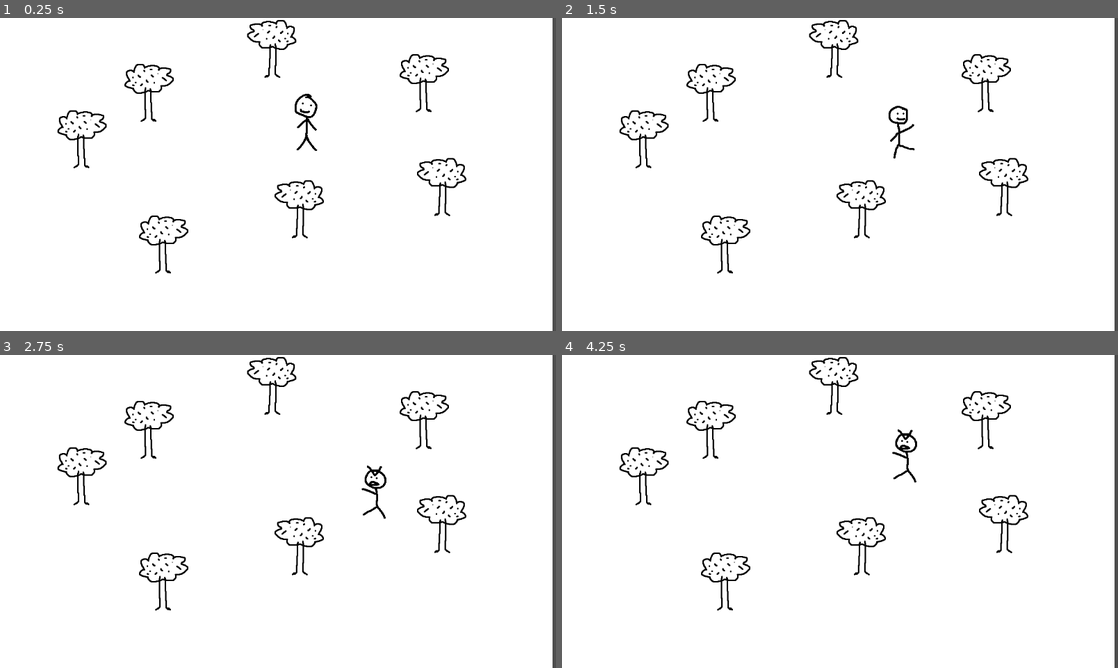
Above: before the commit, frames 1-4 (two rows, left to right).
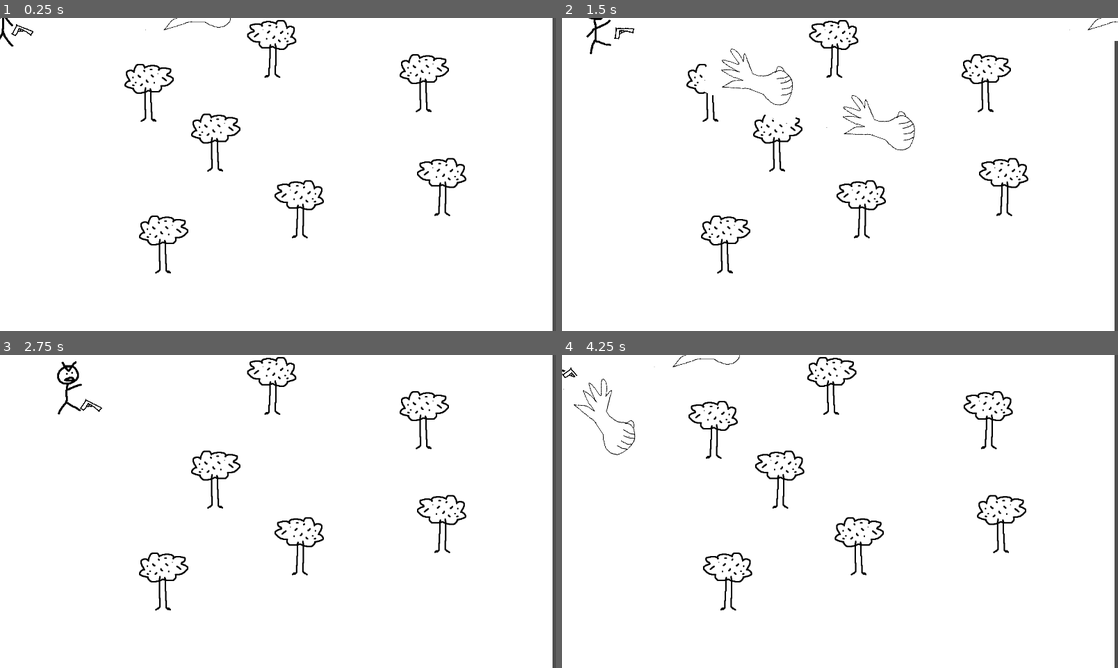
Above: after the commit, the same moments.

Repository: Jon-Hudak/DIMTGIP
Game: Godot game, scene res://levels/game_level.tscn
Same seed, same stepped clock (60 frames per second), same inputs: the game is played once before the commit and once after it.
Inputs (mouse positions are in pixels of both pictures, inside the frame that each line leads up to):
- Up to frame 1 (0.25 s): no input
- Up to frame 2 (1.5 s): move the mouse to (862, 121) at 0.52 s; press the mouse at (862, 121) at 0.53 s; hold D (right) 0.53-1.28 s; move the mouse to (984, 86) at 1.27 s; release the mouse at (984, 86) at 1.28 s; hold S (down) from 1.28 s (still down); click (984, 86) at 1.35 s
- Up to frame 3 (2.75 s): move the mouse to (294, 549) at 2.02 s; release S (down) at 2.03 s; press the mouse at (294, 549) at 2.03 s; hold D (right) from 2.03 s (still down)
- Up to frame 4 (4.25 s): move the mouse to (712, 433) at 2.77 s; release D (right) at 2.78 s; release the mouse at (712, 433) at 2.78 s; hold W (up) 2.78-3.53 s; click (712, 433) at 2.85 s; move the mouse to (645, 480) at 3.52 s; press the mouse at (645, 480) at 3.53 s; hold A (left) from 3.53 s (still down); tap Keypad 9 (reset, bound only after the commit) at 4.15 s

The runs differ from the first frame. In frame 1, 1.0% of the frame differs, in the area x 0-58%, y 0-50%; in frame 2, 1.5%; in frame 3, 1.4%; in frame 4, 4.2%, in the area x 0-84%, y 0-82%.

Commit message:
feat: Can shoot in multiple directions. Trees take damage now for some reason lol

Diff:
--- a/Gun.gd
+++ b/Gun.gd
@@ -1,5 +1,7 @@
 extends Area2D
 @onready var timer = $Timer
+var can_shoot = true
+var fire_rate : float = 0.5
 
 # Called when the node enters the scene tree for the first time.
 func _ready():
@@ -8,5 +10,27 @@
 
 # Called every frame. 'delta' is the elapsed time since the previous frame.
 func _process(delta):
+	#hide()
+	look_at(get_global_mouse_position())
 	if Input.is_action_pressed("shoot"):
-		print("bang")
+		#show()
+		if can_shoot:
+			shoot()
+			can_shoot=false
+			$Timer.start(fire_rate)
+
+
+
+func shoot():
+	const BULLET = preload("res://bullet.tscn")
+	var new_bullet = BULLET.instantiate()
+	show()
+	new_bullet.global_position= %Muzzle.global_position
+	new_bullet.global_rotation= %Muzzle.global_rotation
+	%Muzzle.add_child(new_bullet)
+
+
+
+
+func _on_timer_timeout():
+	can_shoot=true
--- /dev/null
+++ b/bullet.gd
@@ -0,0 +1,23 @@
+extends Area2D
+
+@export var speed : float = 100
+@export var damage: float = 50
+
+func _ready():
+	pass
+
+
+func _physics_process(delta):
+	var direction : Vector2 = Vector2.RIGHT.rotated(rotation)
+	position += direction * speed
+
+
+func _on_visible_on_screen_notifier_2d_screen_exited():
+	queue_free()
+
+
+func _on_body_entered(body):
+	queue_free()
+	print("onenter")
+	if body.has_method("take_damage"):
+		body.take_damage(damage)
--- a/levels/bullet.tscn
+++ b/bullet.tscn
@@ -1,26 +1,26 @@
 [gd_scene load_steps=4 format=3 uid="uid://cukcr32n0ddc4"]
 
-[ext_resource type="Script" path="res://levels/bullet.gd" id="1_3k0yc"]
-[ext_resource type="Texture2D" uid="uid://c5magvp6g7t3x" path="res://Assets/fistAttack.png" id="2_th8fw"]
+[ext_resource type="Script" path="res://bullet.gd" id="1_ye6lc"]
+[ext_resource type="Texture2D" uid="uid://c5magvp6g7t3x" path="res://Assets/fistAttack.png" id="2_ow4fs"]
 
 [sub_resource type="CircleShape2D" id="CircleShape2D_p8xjh"]
 radius = 43.0
 
-[node name="Bullet" type="CharacterBody2D"]
-position = Vector2(443, 207)
-script = ExtResource("1_3k0yc")
+[node name="Bullet" type="Area2D"]
+top_level = true
+script = ExtResource("1_ye6lc")
+speed = 10.0
 
 [node name="Sprite2D" type="Sprite2D" parent="."]
-position = Vector2(-67, 9)
-texture = ExtResource("2_th8fw")
+position = Vector2(57.5, 2)
+texture = ExtResource("2_ow4fs")
 
 [node name="CollisionShape2D" type="CollisionShape2D" parent="."]
-position = Vector2(-21, 5)
+position = Vector2(103.5, -2)
 shape = SubResource("CircleShape2D_p8xjh")
 
-[node name="DeathTimer" type="Timer" parent="."]
+[node name="VisibleOnScreenNotifier2D" type="VisibleOnScreenNotifier2D" parent="."]
+position = Vector2(124.5, -7)
 
-[node name="VisibleOnScreenNotifier2D" type="VisibleOnScreenNotifier2D" parent="."]
-
-[connection signal="timeout" from="DeathTimer" to="." method="_on_death_timer_timeout"]
+[connection signal="body_entered" from="." to="." method="_on_body_entered"]
 [connection signal="screen_exited" from="VisibleOnScreenNotifier2D" to="." method="_on_visible_on_screen_notifier_2d_screen_exited"]
--- a/characters/player.gd
+++ b/characters/player.gd
@@ -1,11 +1,14 @@
 extends CharacterBody2D
 
+@export var bullet_path = preload("res://bullet.tscn")
 @export var move_speed: float = 100
 @onready var anim : AnimatedSprite2D = $AnimatedSprite2D
+
 
 var animOverride=false
 
 func _physics_process(delta):
+
 	var input_direction = Vector2(
 		Input.get_action_strength("right") - Input.get_action_strength("left"),
 		Input.get_action_strength("down") - Input.get_action_strength("up")
@@ -23,6 +26,8 @@
 		#flips animation if mouse is to the left of player
 		anim.flip_h=get_global_mouse_position().x<position.x
 
+
+
 	elif velocity!=Vector2.ZERO and animOverride==false:
 		anim.animation="walking"
 	elif velocity==Vector2.ZERO and animOverride==false:
--- a/characters/player.tscn
+++ b/characters/player.tscn
@@ -7,6 +7,8 @@
 [ext_resource type="Texture2D" uid="uid://db1ht8vvsjtfy" path="res://Assets/standing3.png" id="4_ilp0u"]
 [ext_resource type="Texture2D" uid="uid://darhbap8j17h3" path="res://Assets/walking1.png" id="5_luaal"]
 [ext_resource type="Texture2D" uid="uid://dsiqd1siu6qdp" path="res://Assets/walking2.png" id="6_w4dfd"]
+[ext_resource type="PackedScene" uid="uid://cukcr32n0ddc4" path="res://bullet.tscn" id="8_ign7y"]
+[ext_resource type="PackedScene" uid="uid://dcle66os21o2j" path="res://gun.tscn" id="8_vyk6t"]
 
 [sub_resource type="SpriteFrames" id="SpriteFrames_kwvs2"]
 animations = [{
@@ -49,8 +51,9 @@
 height = 110.0
 
 [node name="Player" type="CharacterBody2D"]
+visibility_layer = 3
+z_index = 1
 y_sort_enabled = true
-position = Vector2(629, 216)
 disable_mode = 2
 collision_layer = 2
 input_pickable = true
@@ -61,8 +64,20 @@
 animation = &"shooting"
 autoplay = "standing"
 
+[node name="Marker2D" type="Marker2D" parent="AnimatedSprite2D"]
+position = Vector2(23, -12)
+
 [node name="CollisionShape2D" type="CollisionShape2D" parent="."]
 position = Vector2(-3, 1)
 shape = SubResource("CapsuleShape2D_j2irn")
 
+[node name="Gun" parent="." instance=ExtResource("8_vyk6t")]
+z_index = 1
+position = Vector2(0, 1)
+
+[node name="Bullet" parent="Gun" instance=ExtResource("8_ign7y")]
+show_behind_parent = true
+z_index = -2
+position = Vector2(192, -15)
+
 [connection signal="mouse_entered" from="." to="." method="_on_mouse_entered"]
--- /dev/null
+++ b/gun.tscn
@@ -0,0 +1,36 @@
+[gd_scene load_steps=4 format=3 uid="uid://dcle66os21o2j"]
+
+[ext_resource type="Script" path="res://gun.gd" id="1_t8r5d"]
+[ext_resource type="Texture2D" uid="uid://bumuy8w3auhke" path="res://Assets/Gun1.png" id="2_1av3i"]
+
+[sub_resource type="CircleShape2D" id="CircleShape2D_vg5d8"]
+radius = 243.206
+
+[node name="Gun" type="Area2D"]
+position = Vector2(-1, -1)
+script = ExtResource("1_t8r5d")
+
+[node name="RotationAnchor" type="Marker2D" parent="."]
+position = Vector2(1, 0)
+rotation = -0.0091429
+
+[node name="Muzzle" type="Marker2D" parent="RotationAnchor"]
+unique_name_in_owner = true
+position = Vector2(70.3079, -4.35737)
+rotation = 0.0091429
+
+[node name="Gun1" type="Sprite2D" parent="RotationAnchor"]
+position = Vector2(54.2355, 3.49601)
+scale = Vector2(0.503212, 0.503212)
+texture = ExtResource("2_1av3i")
+
+[node name="CollisionShape2D" type="CollisionShape2D" parent="."]
+visible = false
+z_index = 1
+position = Vector2(17, -5)
+rotation = -0.0091429
+shape = SubResource("CircleShape2D_vg5d8")
+
+[node name="Timer" type="Timer" parent="."]
+
+[connection signal="timeout" from="Timer" to="." method="_on_timer_timeout"]
--- a/levels/bullet.gd
+++ /dev/null
@@ -1,18 +0,0 @@
-extends CharacterBody2D
-
-var speed : float = 0.0
-var direction : Vector2 = Vector2.RIGHT
-
-func _physics_process(delta):
-
-	move_and_slide()
-
-func move(delta:float) -> void:
-	move_and_collide(direction*speed*delta)
-
-func _on_death_timer_timeout():
-	$DeathTimer.start(0.8)
-
-
-func _on_visible_on_screen_notifier_2d_screen_exited():
-	queue_free()
--- a/levels/tree.gd
+++ b/levels/game_level.gd
@@ -1,11 +1,12 @@
-extends StaticBody2D
+extends Node2D
 
 
 # Called when the node enters the scene tree for the first time.
 func _ready():
-	$AnimatedSprite2D.flip_h=randi_range(0,1)==0
+	pass # Replace with function body.
 
 
 # Called every frame. 'delta' is the elapsed time since the previous frame.
 func _process(delta):
-	pass
+	if Input.is_action_just_pressed("reset"):
+		get_tree().reload_current_scene()
--- a/levels/game_level.tscn
+++ b/levels/game_level.tscn
@@ -1,13 +1,19 @@
-[gd_scene load_steps=3 format=3 uid="uid://d4xx7wkb05e7"]
+[gd_scene load_steps=4 format=3 uid="uid://d4xx7wkb05e7"]
 
+[ext_resource type="Script" path="res://levels/game_level.gd" id="1_5kwvi"]
 [ext_resource type="PackedScene" uid="uid://bd2pba4jtywfv" path="res://characters/player.tscn" id="1_ut0e8"]
-[ext_resource type="PackedScene" uid="uid://e3ayd75iv0mv" path="res://levels/tree.tscn" id="2_vp6su"]
+[ext_resource type="PackedScene" uid="uid://e3ayd75iv0mv" path="res://tree.tscn" id="2_vp6su"]
 
 [node name="GameLevel" type="Node2D"]
 z_index = -2
 y_sort_enabled = true
+script = ExtResource("1_5kwvi")
 
-[node name="ColorRect" type="ColorRect" parent="."]
+[node name="CanvasLayer" type="CanvasLayer" parent="."]
+layer = -100
+follow_viewport_enabled = true
+
+[node name="ColorRect" type="ColorRect" parent="CanvasLayer"]
 offset_right = 40.0
 offset_bottom = 40.0
 scale = Vector2(28.6341, 16.1988)
@@ -26,7 +32,7 @@
 position = Vector2(311, 150)
 
 [node name="Tree4" parent="." instance=ExtResource("2_vp6su")]
-position = Vector2(172, 246)
+position = Vector2(449, 253)
 
 [node name="Tree5" parent="." instance=ExtResource("2_vp6su")]
 position = Vector2(913, 345)
--- a/levels/gun.tscn
+++ /dev/null
@@ -1,12 +0,0 @@
-[gd_scene load_steps=2 format=3 uid="uid://dcle66os21o2j"]
-
-[ext_resource type="Script" path="res://Gun.gd" id="1_va6ok"]
-
-[node name="Gun" type="Area2D"]
-script = ExtResource("1_va6ok")
-
-[node name="Sprite2D" type="Sprite2D" parent="."]
-
-[node name="CollisionShape2D" type="CollisionShape2D" parent="."]
-
-[node name="Timer" type="Timer" parent="."]
--- a/project.godot
+++ b/project.godot
@@ -46,3 +46,8 @@
 "events": [Object(InputEventMouseButton,"resource_local_to_scene":false,"resource_name":"","device":-1,"window_id":0,"a …(258 unchanged characters)…
 ]
 }
+reset={
+"deadzone": 0.5,
+"events": [Object(InputEventKey,"resource_local_to_scene":false,"resource_name":"","device":-1,"window_id":0,"alt_pressed":false,"shift_pressed":false,"ctrl_pressed":false,"meta_pressed":false,"pressed":false,"keycode":0,"physical_keycode":4194447,"key_label":0,"unicode":57,"echo":false,"script":null)
+]
+}
--- /dev/null
+++ b/tree.gd
@@ -0,0 +1,19 @@
+extends StaticBody2D
+@export var max_health : float=100
+var health
+
+# Called when the node enters the scene tree for the first time.
+func _ready():
+	$AnimatedSprite2D.flip_h=randi_range(0,1)==0
+	health=max_health
+
+
+# Called every frame. 'delta' is the elapsed time since the previous frame.
+func _process(delta):
+	pass
+
+
+func take_damage(damage: float = 0):
+	health-=damage
+	if health<=0:
+		queue_free()
--- a/levels/tree.tscn
+++ b/tree.tscn
@@ -1,10 +1,10 @@
 [gd_scene load_steps=5 format=3 uid="uid://e3ayd75iv0mv"]
 
-[ext_resource type="Script" path="res://levels/tree.gd" id="1_1kkos"]
+[ext_resource type="Script" path="res://tree.gd" id="1_1kkos"]
 [ext_resource type="Texture2D" uid="uid://bd2bccfe0bkik" path="res://Assets/Tree1.png" id="1_wtbid"]
 
-[sub_resource type="RectangleShape2D" id="RectangleShape2D_kv8h6"]
-size = Vector2(99, 131)
+[sub_resource type="CircleShape2D" id="CircleShape2D_flxal"]
+radius = 30.0666
 
 [sub_resource type="SpriteFrames" id="SpriteFrames_o6yxe"]
 animations = [{
@@ -27,8 +27,8 @@
 [node name="CollisionShape2D" type="CollisionShape2D" parent="." groups=["trees"]]
 visibility_layer = 3
 z_index = 1
-position = Vector2(-2.5, 11.5)
-shape = SubResource("RectangleShape2D_kv8h6")
+position = Vector2(-5, 44)
+shape = SubResource("CircleShape2D_flxal")
 
 [node name="AnimatedSprite2D" type="AnimatedSprite2D" parent="."]
 sprite_frames = SubResource("SpriteFrames_o6yxe")
Binary file added: Assets/Gun1.png
Not shown, added: Assets/Gun1.png.import
Not shown: 1 places in characters/player.tscn that only renumber resources
